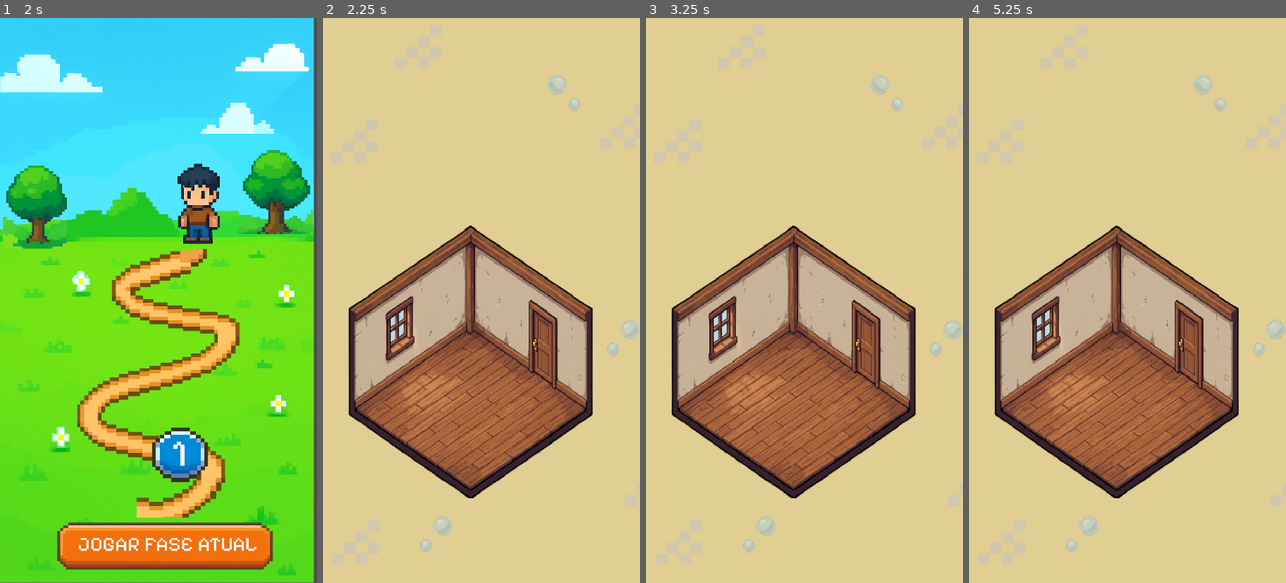
Above: before the commit, frames 1-4 (left to right).
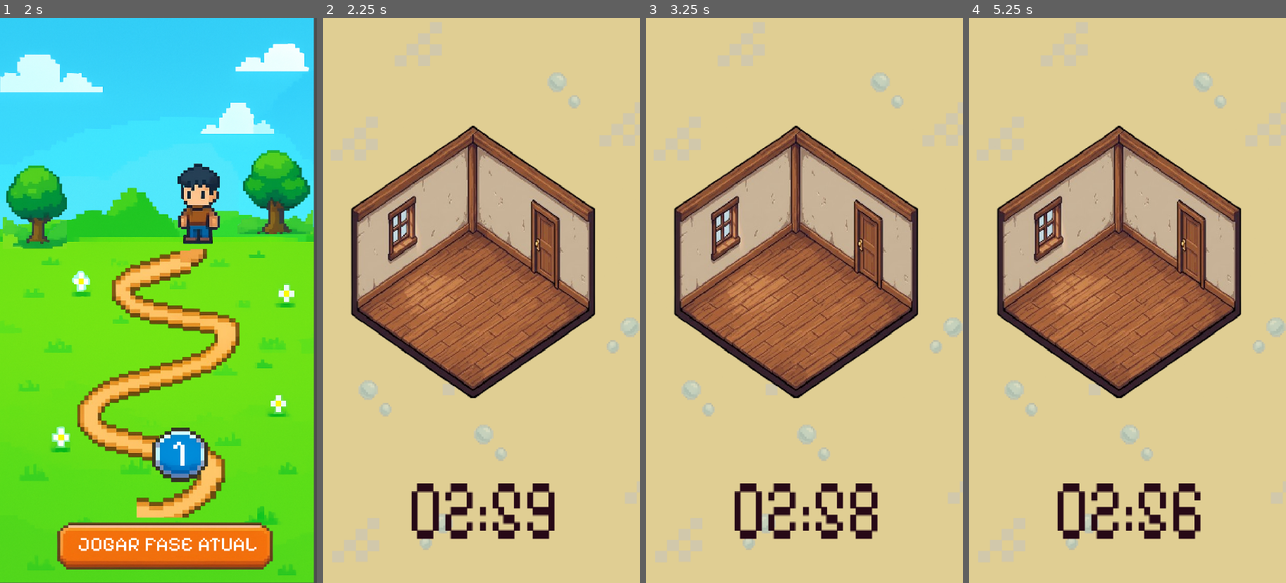
Above: after the commit, the same moments.

Repository: Guga-tab/a-lista-nao-acaba
Game: Godot game, scene res://scenes/title_screen.tscn
Two runs of this game, one before a commit and one after it. Both use one fixed random seed, a clock stepped at 60 frames per second and the inputs below. Sound files missing from this copy of the repository are replaced by a short silence.
Inputs (mouse positions are in pixels of both pictures, inside the frame that each line leads up to):
- Up to frame 1 (2 s): click "JOGAR" at 0.5 s; click (41, 537) at 1.25 s
- Up to frame 2 (2.25 s): click "JOGAR FASE ATUAL" at 2 s
- Up to frame 3 (3.25 s): tap Enter at 2.75 s
- Up to frame 4 (5.25 s): tap Space at 3.5 s; tap Enter at 5 s

Frame 1 is identical in both runs. In frame 2, 39% of the frame differs, in the area x 8-100%, y 6-95%; in frame 3, 39%; in frame 4, 39%.

Commit message:
feat: adicionado pomodoro e slider de volume

Diff:
--- /dev/null
+++ b/default_bus_layout.tres
@@ -0,0 +1,15 @@
+[gd_resource type="AudioBusLayout" format=3 uid="uid://cy5etsiia2tor"]
+
+[resource]
+bus/1/name = &"music"
+bus/1/solo = false
+bus/1/mute = false
+bus/1/bypass_fx = false
+bus/1/volume_db = 0.0
+bus/1/send = &"Master"
+bus/2/name = &"sfx"
+bus/2/solo = false
+bus/2/mute = false
+bus/2/bypass_fx = false
+bus/2/volume_db = 0.0
+bus/2/send = &"Master"
--- a/scenes/background_song.tscn
+++ b/scenes/background_song.tscn
@@ -6,3 +6,4 @@
 stream = ExtResource("1_bc2jd")
 volume_db = -31.103
 autoplay = true
+bus = &"music"
--- a/scenes/coin.tscn
+++ b/scenes/coin.tscn
@@ -2,6 +2,30 @@
 
 [ext_resource type="Texture2D" uid="uid://dtq2h20osrdc7" path="res://assets/icons/coin_icon.png" id="1_kyq3r"]
 [ext_resource type="FontFile" uid="uid://bbrdd1lj6ua66" path="res://fonts/Pixelify_Sans/static/PixelifySans-Bold.ttf" id="2_5twpi"]
+
+[sub_resource type="GDScript" id="GDScript_i64fm"]
+script/source = "extends TextureRect
+
+@onready var coins_label: Label = $CoinLabel
+@onready var user_service = preload(\"res://scripts/user_service.gd\").new()
+
+func _ready():
+	add_child(user_service)
+
+	# mostra valor inicial
+	update_coins()
+
+	# conecta o signal
+	user_service.coins_changed.connect(_on_coins_changed)
+
+
+func update_coins():
+	coins_label.text = str(user_service.get_coins())
+
+
+func _on_coins_changed(new_value:int):
+	coins_label.text = str(new_value)
+"
 
 [sub_resource type="LabelSettings" id="LabelSettings_i64fm"]
 font_size = 199
@@ -16,6 +40,7 @@
 offset_bottom = 608.6479
 scale = Vector2(0.41237384, 0.41764438)
 texture = ExtResource("1_kyq3r")
+script = SubResource("GDScript_i64fm")
 
 [node name="CoinLabel" type="Label" parent="." unique_id=60545834]
 layout_mode = 0
--- a/scenes/config_screen.tscn
+++ b/scenes/config_screen.tscn
@@ -6,13 +6,22 @@
 [ext_resource type="Texture2D" uid="uid://b8j53vpdd4i2a" path="res://assets/buttons/x_button.png" id="5_7mjbw"]
 [ext_resource type="Script" uid="uid://duhjxp77hdc8c" path="res://scripts/language_options.gd" id="5_duf6u"]
 [ext_resource type="FontFile" uid="uid://dncemyjponlf" path="res://fonts/Pixelify_Sans/PixelifySans-VariableFont_wght.ttf" id="6_huqva"]
-[ext_resource type="Texture2D" uid="uid://dbjo884mdfoy" path="res://assets/icons/volume_stage2.png" id="7_lvjhn"]
+[ext_resource type="PackedScene" uid="uid://b8qxiy3sodbb2" path="res://scenes/volume_slider.tscn" id="8_huqva"]
 [ext_resource type="Texture2D" uid="uid://c7m5gysjelqbp" path="res://assets/icons/brazil_icon.png" id="8_lcgs8"]
 
 [sub_resource type="LabelSettings" id="LabelSettings_rn47q"]
 font = ExtResource("6_huqva")
 font_size = 46
 font_color = Color(0, 0, 0, 1)
+
+[sub_resource type="LabelSettings" id="LabelSettings_lvjhn"]
+font_size = 42
+
+[sub_resource type="LabelSettings" id="LabelSettings_lcgs8"]
+font_size = 42
+
+[sub_resource type="LabelSettings" id="LabelSettings_mo5w4"]
+font_size = 42
 
 [node name="Control" type="Control" unique_id=643388367]
 z_index = 2
@@ -94,24 +103,6 @@
 ignore_texture_size = true
 stretch_mode = 0
 
-[node name="SoundBarFX" type="TextureRect" parent="." unique_id=924420885]
-layout_mode = 0
-offset_left = -62.0
-offset_top = -237.0
-offset_right = 260.0
-offset_bottom = -12.0
-texture = ExtResource("7_lvjhn")
-expand_mode = 1
-
-[node name="SoundBarMusic" type="TextureRect" parent="." unique_id=155283252]
-layout_mode = 0
-offset_left = -62.0
-offset_top = -140.0
-offset_right = 260.0
-offset_bottom = 85.0
-texture = ExtResource("7_lvjhn")
-expand_mode = 1
-
 [node name="Flag" type="TextureRect" parent="." unique_id=1565993883]
 layout_mode = 0
 offset_left = 138.0
@@ -123,20 +114,11 @@
 
 [node name="Music" type="Label" parent="." unique_id=1755936216]
 layout_mode = 0
-offset_left = -160.0
-offset_top = -59.0
-offset_right = -114.0
-offset_bottom = 9.0
+offset_left = -114.0
+offset_top = -113.0
+offset_right = -68.0
+offset_bottom = -45.0
 text = "♬"
-label_settings = SubResource("LabelSettings_rn47q")
-
-[node name="SFX" type="Label" parent="." unique_id=1702995647]
-layout_mode = 0
-offset_left = -171.0
-offset_top = -147.0
-offset_right = -92.0
-offset_bottom = -91.0
-text = "SFX"
 label_settings = SubResource("LabelSettings_rn47q")
 
 [node name="Language" type="Label" parent="." unique_id=487438030]
@@ -148,5 +130,43 @@
 text = "Idioma:"
 label_settings = SubResource("LabelSettings_rn47q")
 
+[node name="VBoxContainer" type="VBoxContainer" parent="." unique_id=438786641]
+layout_mode = 0
+offset_left = -53.0
+offset_top = -202.0
+offset_right = 250.0
+offset_bottom = 46.0
+
+[node name="master" type="Label" parent="VBoxContainer" unique_id=1376815995]
+layout_mode = 2
+text = "Volume Geral"
+label_settings = SubResource("LabelSettings_lvjhn")
+
+[node name="MasterSlider" parent="VBoxContainer" unique_id=2051280562 instance=ExtResource("8_huqva")]
+layout_mode = 2
+max_value = 1.0
+step = 0.001
+bus_name = "Master"
+
+[node name="music" type="Label" parent="VBoxContainer" unique_id=1043694021]
+layout_mode = 2
+text = "Música"
+label_settings = SubResource("LabelSettings_lcgs8")
+
+[node name="MusicSlider" parent="VBoxContainer" unique_id=305323429 instance=ExtResource("8_huqva")]
+layout_mode = 2
+max_value = 1.0
+step = 0.001
+bus_name = "music"
+
+[node name="sfx" type="Label" parent="VBoxContainer" unique_id=1816588317]
+layout_mode = 2
+text = "SFX"
+label_settings = SubResource("LabelSettings_mo5w4")
+
+[node name="SFXSlider" parent="VBoxContainer" unique_id=1023512387 instance=ExtResource("8_huqva")]
+layout_mode = 2
+bus_name = "sfx"
+
 [connection signal="item_selected" from="OptionButton" to="OptionButton" method="_on_item_selected"]
 [connection signal="pressed" from="ExitButton" to="." method="_on_exit_button_pressed"]
--- a/scenes/home.tscn
+++ b/scenes/home.tscn
@@ -164,6 +164,7 @@
 offset_top = 1577.0001
 offset_right = 196.99998
 offset_bottom = 1807.0001
+flat = true
 
 [node name="Character" parent="." unique_id=1596499005 instance=ExtResource("11_1idv1")]
 layout_mode = 0
@@ -171,6 +172,7 @@
 offset_top = 1508.0
 offset_right = 1133.0
 offset_bottom = 2008.0
+flat = true
 
 [node name="VBoxTasks" type="VBoxContainer" parent="." unique_id=938742341]
 visible = false
@@ -179,6 +181,7 @@
 
 [node name="click_sound" type="AudioStreamPlayer" parent="." unique_id=950624638]
 stream = ExtResource("15_rpgsi")
+bus = &"sfx"
 
 [node name="Clock" type="Node" parent="." unique_id=618355643]
 script = ExtResource("18_snnha")
--- a/scenes/mission.tscn
+++ b/scenes/mission.tscn
@@ -2,6 +2,7 @@
 
 [ext_resource type="Texture2D" uid="uid://c1ilp1ixxljhr" path="res://assets/backgrounds/bg_default.png" id="1_v3nvf"]
 [ext_resource type="Texture2D" uid="uid://dpcey3ef6bi70" path="res://assets/backgrounds/mission_room.png" id="2_v3nvf"]
+[ext_resource type="PackedScene" uid="uid://b88r070i5oq8x" path="res://scenes/timer.tscn" id="3_cv0tx"]
 
 [node name="Mission" type="Control" unique_id=1842973118]
 layout_mode = 3
@@ -9,16 +10,19 @@
 
 [node name="TextureRect" type="TextureRect" parent="." unique_id=823901568]
 layout_mode = 0
-offset_right = 40.0
-offset_bottom = 40.0
+offset_top = -9.0
+offset_right = 1080.0
+offset_bottom = 2738.0
 scale = Vector2(1.412078, 1.4009519)
 texture = ExtResource("1_v3nvf")
 
 [node name="TextureRect" type="TextureRect" parent="TextureRect" unique_id=1463548266]
 layout_mode = 0
-offset_left = -64.44403
-offset_top = 503.94302
-offset_right = 612.55597
-offset_bottom = 872.9431
+offset_left = -58.070442
+offset_top = 267.67508
+offset_right = 618.92957
+offset_bottom = 636.6752
 scale = Vector2(1.2415404, 1.7912706)
 texture = ExtResource("2_v3nvf")
+
+[node name="Timer" parent="." unique_id=1909568394 instance=ExtResource("3_cv0tx")]
--- /dev/null
+++ b/scenes/timer.tscn
@@ -0,0 +1,30 @@
+[gd_scene format=3 uid="uid://b88r070i5oq8x"]
+
+[ext_resource type="Script" uid="uid://bvog2fmhrcgem" path="res://scripts/timer.gd" id="1_srplv"]
+
+[sub_resource type="LabelSettings" id="LabelSettings_srplv"]
+font_size = 64
+font_color = Color(0.15500495, 0.035859693, 0.08849602, 1)
+
+[node name="Timer" type="Node" unique_id=1909568394]
+script = ExtResource("1_srplv")
+
+[node name="Label" type="Label" parent="." unique_id=1163313822]
+anchors_preset = 7
+anchor_left = 0.5
+anchor_top = 1.0
+anchor_right = 0.5
+anchor_bottom = 1.0
+offset_left = -250.0
+offset_top = -420.0
+offset_right = -65.0
+offset_bottom = -332.0
+grow_horizontal = 2
+grow_vertical = 0
+scale = Vector2(3.1045299, 4.493985)
+text = "00:00"
+label_settings = SubResource("LabelSettings_srplv")
+
+[node name="Timer" type="Timer" parent="." unique_id=602822393]
+wait_time = 180.0
+one_shot = true
--- a/scenes/title_screen.tscn
+++ b/scenes/title_screen.tscn
@@ -166,9 +166,11 @@
 offset_right = 124.0
 offset_bottom = -149.0
 grow_vertical = 0
+flat = true
 
 [node name="click_sound" type="AudioStreamPlayer" parent="." unique_id=1624226236]
 stream = ExtResource("6_e54dn")
+bus = &"sfx"
 
 [connection signal="pressed" from="VBoxContainer/PlayButton" to="." method="_on_play_button_pressed"]
 [connection signal="pressed" from="VBoxContainer/ExitButton" to="." method="_on_exit_button_pressed"]
--- a/scenes/user.tscn
+++ b/scenes/user.tscn
@@ -102,13 +102,6 @@
 text = "AVATAR"
 label_settings = SubResource("LabelSettings_s8n3g")
 
-[node name="Coin" parent="TextureRect" unique_id=671021650 instance=ExtResource("5_dekx4")]
-layout_mode = 0
-offset_left = 141.30081
-offset_top = 1338.6622
-offset_right = 484.6805
-offset_bottom = 1710.2573
-
 [node name="Button" type="Button" parent="TextureRect" unique_id=231322588]
 layout_mode = 0
 offset_left = 204.88617
@@ -133,5 +126,12 @@
 scale = Vector2(0.8, 0.8)
 texture = ExtResource("5_om7f1")
 
+[node name="Coin" parent="." unique_id=671021650 instance=ExtResource("5_dekx4")]
+layout_mode = 0
+offset_left = 94.99999
+offset_top = 862.0
+offset_right = 438.3797
+offset_bottom = 1233.5952
+
 [connection signal="pressed" from="TextureRect/Shop" to="." method="_on_shop_pressed"]
 [connection signal="pressed" from="TextureRect/Button" to="." method="_on_button_pressed"]
--- /dev/null
+++ b/scenes/volume_slider.tscn
@@ -0,0 +1,27 @@
+[gd_scene format=3 uid="uid://b8qxiy3sodbb2"]
+
+[sub_resource type="GDScript" id="GDScript_6y5ay"]
+script/source = "extends HSlider
+
+@export
+var bus_name: String
+
+var bus_index: int
+
+func _ready() -> void:
+	bus_index = AudioServer.get_bus_index(bus_name)
+	value_changed.connect(_on_value_changed)
+
+	value = db_to_linear(
+		AudioServer.get_bus_volume_db(bus_index)
+	)
+
+func _on_value_changed(value: float) -> void:
+	AudioServer.set_bus_volume_db(
+		bus_index,
+		linear_to_db(value)
+	)
+"
+
+[node name="VolumeSlider" type="HSlider" unique_id=2051280562]
+script = SubResource("GDScript_6y5ay")
--- a/scripts/audio.gd
+++ /dev/null
@@ -1,6 +0,0 @@
-extends Control
-
-var master_bus_index = AudioServer.get_bus_index("Master")
-
-func _on_value_changed(value: float) -> void:
-	AudioServer.set_bus_volume_db(master_bus_index, linear_to_db(value))
--- a/scripts/coin.gd
+++ /dev/null
@@ -1,21 +0,0 @@
-extends TextureRect
-
-@onready var coins_label: Label = $CoinLabel
-@onready var user_service = preload("res://scripts/user_service.gd").new()
-
-func _ready():
-	add_child(user_service)
-
-	# mostra valor inicial
-	update_coins()
-
-	# conecta o signal
-	user_service.coins_changed.connect(_on_coins_changed)
-
-
-func update_coins():
-	coins_label.text = str(user_service.get_coins())
-
-
-func _on_coins_changed(new_value:int):
-	coins_label.text = str(new_value)
--- /dev/null
+++ b/scripts/timer.gd
@@ -0,0 +1,16 @@
+extends Node
+
+@onready var label : Label = $Label
+@onready var timer : Timer = $Timer
+
+func _ready():
+	timer.start()
+
+func time_left_to_live():
+	var time_left = timer.time_left
+	var minute = floor(time_left / 60)
+	var second = int(time_left) % 60
+	return [minute, second]
+
+func _process(delta):
+	label.text = "%02d:%02d" % time_left_to_live()
Not shown, removed: scripts/audio.gd.uid
Not shown, removed: scripts/coin.gd.uid
Not shown, added: scripts/timer.gd.uid
